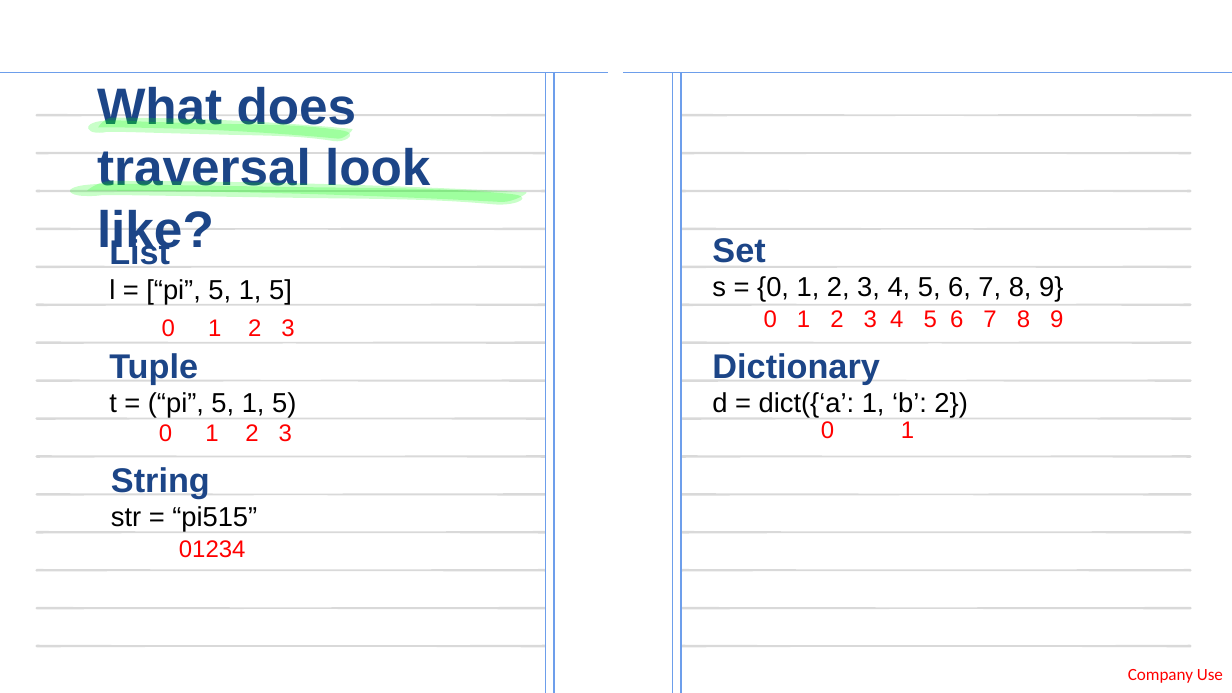
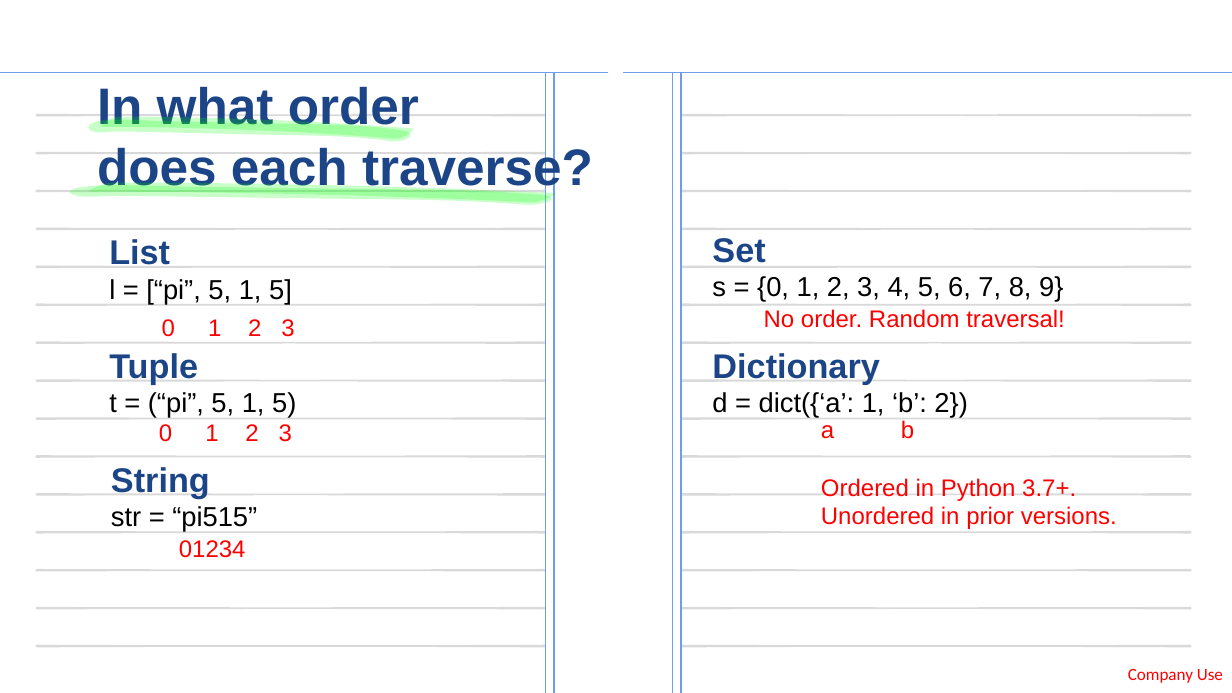
Before and after one commit to pi515/tech-mentorship, a slide deck: slide 6 of unit-13-for-loops/assets/unit-13-for-loops.pptx. Drawn at 1232x693 pixels with LibreOffice and Linux fonts; fonts in the diff are those of the drawing. Boxes give left, top, right and bottom in pixels: in the first picture for what was removed or moved away, otherwise in the second. Text is boxed around its words. In the diff, an @@ line names an element or a change of style, - is before the commit and + after.

```diff
--- a/unit-13-for-loops/assets/unit-13-for-loops.pptx
+++ b/unit-13-for-loops/assets/unit-13-for-loops.pptx
@@ title at <box>97,83,593,195</box>: text changed @@
-What does traversal look like?
+In what order
+does each traverse?
@@ freeform shape: place and size @@
-freeform shape at <box>97,118,354,139</box>
+freeform shape at <box>100,117,415,139</box>
@@ freeform shape: place and size @@
-freeform shape at <box>87,121,356,142</box>
+freeform shape at <box>87,120,419,142</box>
@@ freeform shape: place and size @@
-freeform shape at <box>69,184,533,205</box>
+freeform shape at <box>69,185,564,205</box>
@@ freeform shape: place and size @@
-freeform shape at <box>86,181,530,202</box>
+freeform shape at <box>87,182,559,202</box>
@@ text at <box>764,309,1065,328</box>: text changed @@
-0 1 2 3 4 5 6 7 8 9
+No order. Random traversal!
@@ text removed at <box>821,421,914,439</box> @@
-0 1
@@ text added at <box>821,420,1117,529</box>, 14 pt, text #FF0000 @@
+a b
+Ordered in Python 3.7+.
+Unordered in prior versions.
```
Also in this commit, not shown: 5 other slides changed.
